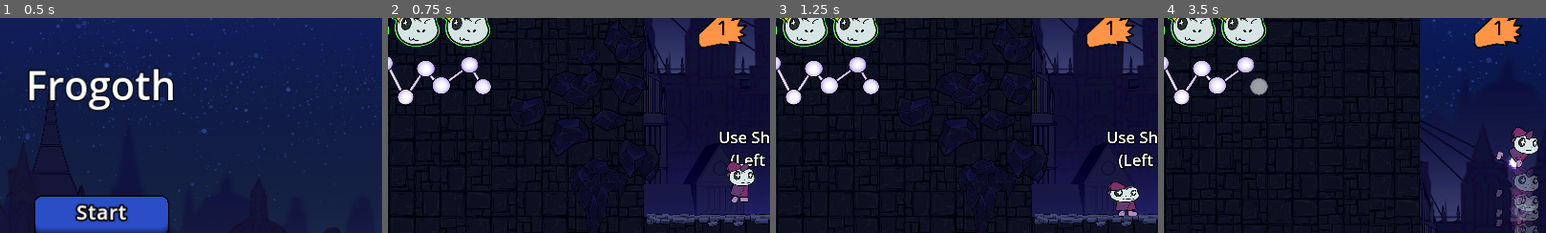
Above: before the commit, frames 1-4 (left to right).
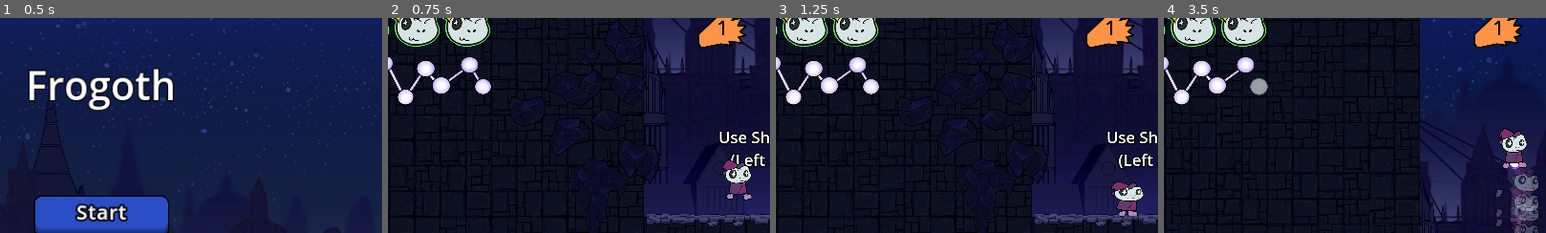
Above: after the commit, the same moments.

Repository: DerBrotDoktor/Frogoth
Game: Godot game, scene res://scenes/main/main.tscn
Two runs of this game, one before a commit and one after it. Both use one fixed random seed, a clock stepped at 60 frames per second and the inputs below.
Inputs:
- Up to frame 1 (0.5 s): no input
- Up to frame 2 (0.75 s): click "Start" at 0.5 s
- Up to frame 3 (1.25 s): no input
- Up to frame 4 (3.5 s): hold W (up) from 1.28 s (still down); tap Shift (dash) at 1.35, 2.85 s; tap Space (jump) at 1.52, 2.27 s; tap F (discrad_shape) at 2.1 s
The pictures show only the part of the screen within x 6-56%, y 4-54%; the shares and areas given below are measured in that part.

Frame 1 is identical in both runs. In frame 2, 0.9% of the frame differs, in the area x 87-96%, y 65-86%; in frame 3, 0.6%; in frame 4, 1.2%, in the area x 87-98%, y 50-71%.

Commit message:
Fixed: player fall animation

Diff:
--- a/scenes/player/player.gd
+++ b/scenes/player/player.gd
@@ -70,8 +70,8 @@
 func add_gravity(delta):
 	if not is_on_floor() and can_move and velocity.y < max_y_velocity:
 		velocity.y += gravity * delta
-		if not $Animation.is_playing():
-			play_animation("fall")
+	if velocity.y > 0 and not $Animation.animation == "death":
+		play_animation("fall")
 
 func handle_movement(delta):
 	if not $DashTimer.is_stopped():
